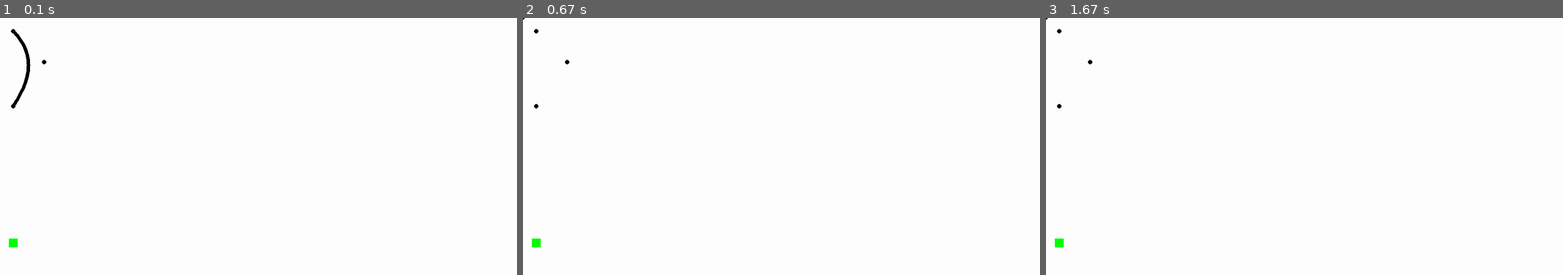
Above: before the commit, frames 1-3 (left to right).
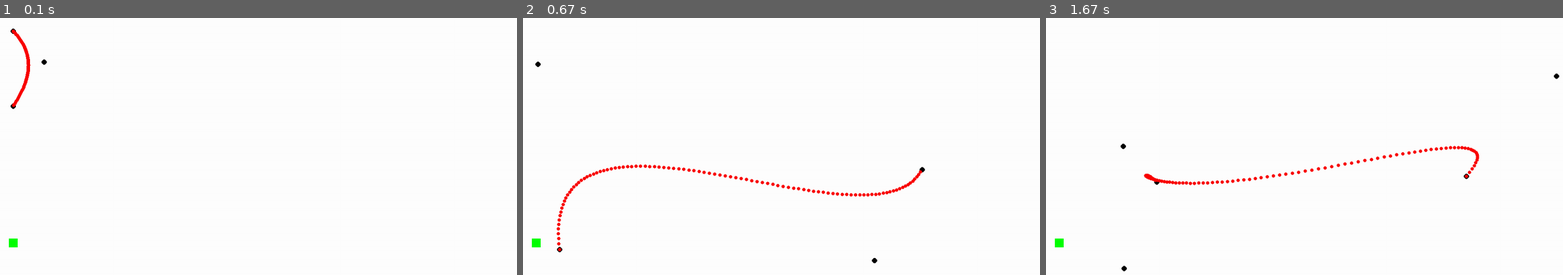
Above: after the commit, the same moments.

Repository: AuslinD/BezierCurves
Game: pygame game, started from RunPyGame.py
Same seed, same stepped clock (60 frames per second), same inputs: the game is played once before the commit and once after it.
Inputs (mouse positions are in pixels of both pictures, inside the frame that each line leads up to):
- Up to frame 1 (0.1 s): no input
- Up to frame 2 (0.67 s): click (538, 241) at 0.38 s
- Up to frame 3 (1.67 s): click (1061, 241) at 0.72 s

The runs differ from the first frame. In frame 1, 0.3% of the frame differs, in the area x 2-10%, y 4-36%; in frame 2, 1.0%, in the area x 0-78%, y 0-96%; in frame 3, 0.8%.

Commit message:
add button works

Diff:
--- a/RunPyGame.py
+++ b/RunPyGame.py
@@ -3,6 +3,7 @@
 from sys import exit
 import numpy as np
 import math
+import random
 
 pygame.init()
 screen = pygame.display.set_mode((1200, 600))
@@ -17,6 +18,7 @@
 
 
 def main():
+    global point_count, points
     point_count = 3
     points = [(30, 30), (100, 100), (30, 200)]
     point_selected = -1
@@ -38,7 +40,9 @@
             elif event.type == pygame.MOUSEBUTTONUP:
                 point_selected = -1;
                 if button.get_rect().collidepoint((mouse_pos[0] - 20, mouse_pos[1] - 500)):
+                    print(point_count)
                     point_count += 1
+                    update_points()
 
 
             elif event.type == pygame.MOUSEMOTION:
@@ -65,31 +69,36 @@
         if point_count != len(points):
             update_points()
 
+        screen.blit(button, (20, 500))
 
         for p in points:
-            pygame.draw.circle(screen, (0), p, 5)
+            pygame.draw.circle(screen, (0), p, 6)
         for t in np.arange(0, 1, 0.01):
             px = 0
             py = 0
 
-            for i in range(point_count):
-                if point_count != len(points):
-                    break
+            for i in range(len(points)):
                 t_coeff = i
-                binomial_coeff = math.comb(point_count - 1, i)
-                px += binomial_coeff * points[i][0]*((1-t)**(point_count - 1 - t_coeff))*(t**t_coeff)
-                py += binomial_coeff * points[i][1]*((1-t)**(point_count - 1 - t_coeff))*(t**t_coeff)
+                binomial_coeff = math.comb(len(points) - 1, i)
+                px += binomial_coeff * points[i][0]*((1-t)**(len(points) - 1 - t_coeff))*(t**t_coeff)
+                py += binomial_coeff * points[i][1]*((1-t)**(len(points) - 1 - t_coeff))*(t**t_coeff)
             #px = p0[0]*(1-t)**2 + 2*(1-t)*t*p1[0] + p2[0]*t**2
 
             #py = p0[1]*(1-t)**2 + 2*(1-t)*t*p1[1] + p2[1]*t**2
-            pygame.draw.circle(screen, (0, 0, 0), (px, py), 4)
-        screen.blit(button, (20, 500))
+            pygame.draw.circle(screen, (250, 0, 0), (px, py), 4)
+
         pygame.display.update()
     print(run)
 
 
 def update_points():
-    pass
+    global point_count, points
+    points = []
+    print(point_count)
+    for i in range(point_count):
+        newPoint = (random.randint(0, screen.get_width()), random.randint(0, screen.get_height()))
+        points.append(newPoint)
+        print(points)
 """
     if point_count > len(points):
         points.append((250, 250))
@@ -98,7 +107,7 @@
    """
 
 def within(mousePos, circlePos):
-    radius = 5
+    radius = 6
     distance = (int(mousePos[0]) - int(circlePos[0])) ** 2 + (int(mousePos[1]) - int(circlePos[1])) ** 2
     distance = math.sqrt(distance)
     #print(distance < radius)
